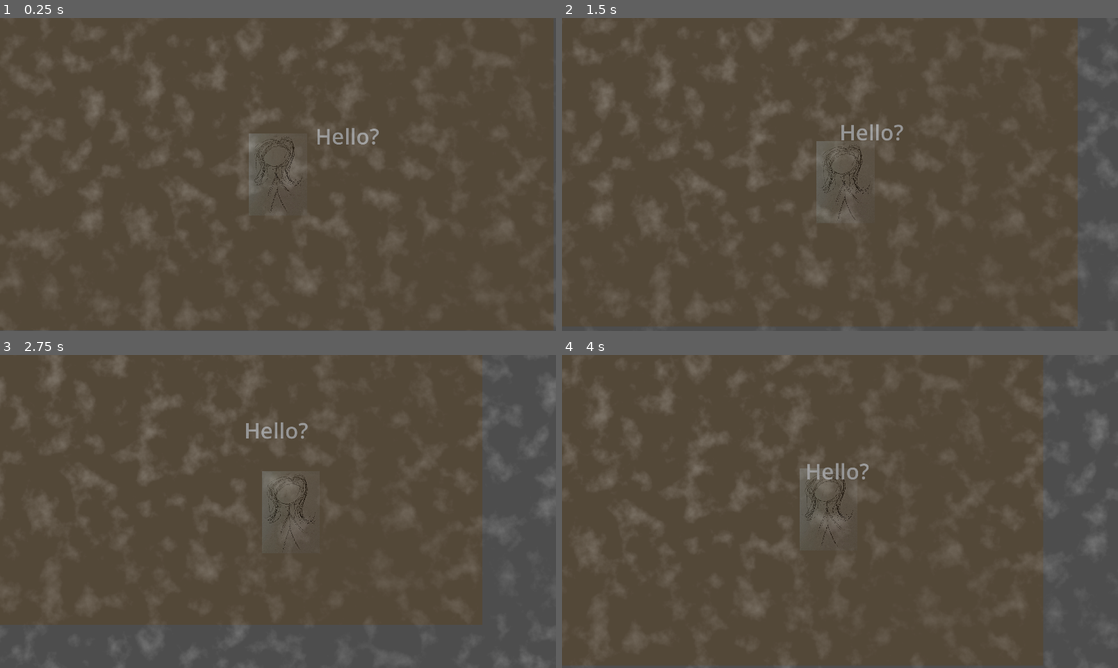
Above: before the commit, frames 1-4 (two rows, left to right).
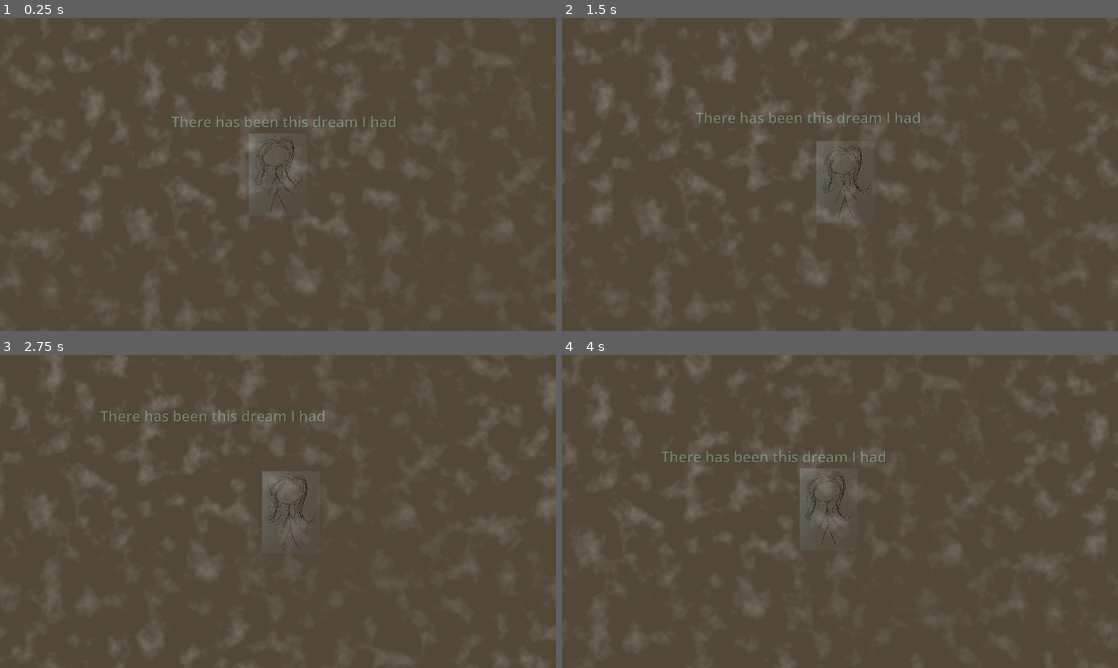
Above: after the commit, the same moments.

Repository: Ava-TU/EGD-FlatGame
Game: Godot game, scene res://Scenes/Main.tscn
Same seed, same stepped clock (60 frames per second), same inputs: the game is played once before the commit and once after it.
Inputs:
- Up to frame 1 (0.25 s): no input
- Up to frame 2 (1.5 s): hold D (Right) 0.53-1.28 s; hold S (Down) from 1.28 s (still down)
- Up to frame 3 (2.75 s): release S (Down) at 2.03 s; hold D (Right) from 2.03 s (still down)
- Up to frame 4 (4 s): release D (Right) at 2.78 s; hold W (Up) 2.78-3.53 s; hold A (Left) from 3.53 s (still down)

The runs differ from the first frame. In frame 1, 0.7% of the frame differs, in the area x 30-72%, y 31-41%; in frame 2, 0.7%; in frame 3, 0.7%; in frame 4, 0.7%, in the area x 17-59%, y 30-40%.

Commit message:
attached fog to camera

Diff:
--- a/egd-flat-game/Scenes/Main.tscn
+++ b/egd-flat-game/Scenes/Main.tscn
@@ -27,8 +27,8 @@
 [node name="Node2D" type="Node2D" unique_id=2035813038]
 
 [node name="ColorRect" type="ColorRect" parent="." unique_id=203460590]
-offset_right = 1920.0
-offset_bottom = 1080.0
+offset_right = 7118.0
+offset_bottom = 4585.0
 color = Color(0.32699388, 0.28063932, 0.22092837, 1)
 
 [node name="TextureRect" type="TextureRect" parent="." unique_id=1214155747]
@@ -56,26 +56,34 @@
 position_smoothing_enabled = true
 position_smoothing_speed = 4.0
 
-[node name="Fog" type="ParallaxBackground" parent="." unique_id=2068014699]
+[node name="Fog" type="ParallaxBackground" parent="CharacterBody2D/Camera2D" unique_id=2068014699]
 layer = 2
 scroll_ignore_camera_zoom = true
 
-[node name="ParallaxLayer" type="ParallaxLayer" parent="Fog" unique_id=1072303387]
+[node name="ParallaxLayer" type="ParallaxLayer" parent="CharacterBody2D/Camera2D/Fog" unique_id=1072303387]
 motion_mirroring = Vector2(1920, 1080)
 
-[node name="ColorRect" type="ColorRect" parent="Fog/ParallaxLayer" unique_id=1407728399]
+[node name="ColorRect" type="ColorRect" parent="CharacterBody2D/Camera2D/Fog/ParallaxLayer" unique_id=1407728399]
 material = SubResource("ShaderMaterial_pbw6q")
 offset_right = 1920.0
 offset_bottom = 1080.0
 
 [node name="Label" type="Label" parent="." unique_id=1817447905]
-offset_left = 1061.0
-offset_top = 340.0
-offset_right = 1356.0
-offset_bottom = 477.0
-theme_override_colors/font_color = Color(0.585062, 0.585062, 0.5850621, 1)
-theme_override_font_sizes/font_size = 75
-text = "Hello?"
+anchors_preset = 8
+anchor_left = 0.5
+anchor_top = 0.5
+anchor_right = 0.5
+anchor_bottom = 0.5
+offset_left = 601.0
+offset_top = 325.0
+offset_right = 1379.0
+offset_bottom = 394.0
+grow_horizontal = 2
+grow_vertical = 2
+theme_override_colors/font_color = Color(0.45100975, 0.5056518, 0.42923623, 1)
+theme_override_colors/font_shadow_color = Color(0, 0, 0, 0.38039216)
+theme_override_font_sizes/font_size = 50
+text = "There has been this dream I had"
 horizontal_alignment = 1
 vertical_alignment = 1
 autowrap_trim_flags = 128
